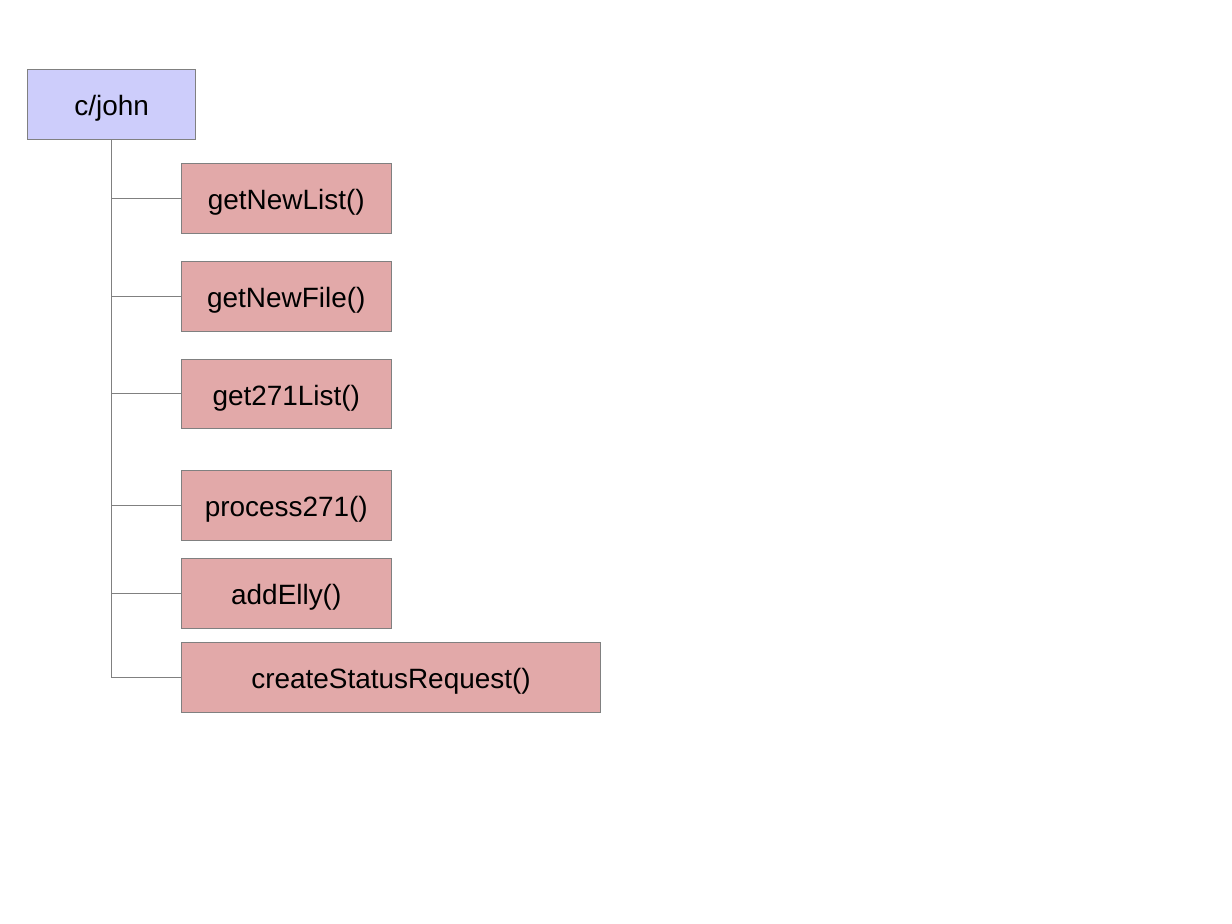
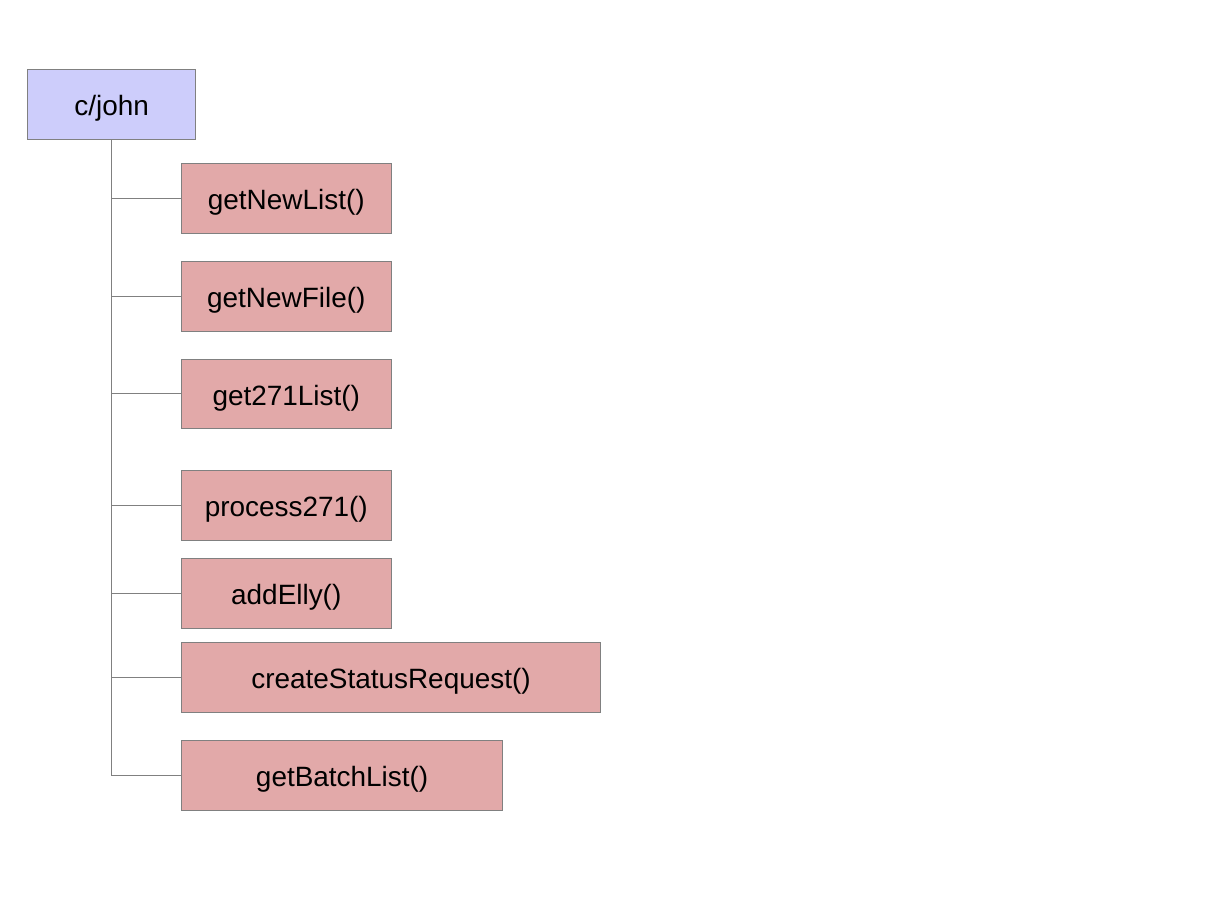
Before and after one commit to JamesLeB/Stout, a slide deck: slide 7 of Documents/BillingSystem.odp. Drawn at 1232x924 pixels with LibreOffice and Linux fonts; fonts in the diff are those of the drawing. Boxes give left, top, right and bottom in pixels: in the first picture for what was removed or moved away, otherwise in the second. Text is boxed around its words. In the diff, an @@ line names an element or a change of style, - is before the commit and + after.

```diff
--- a/Documents/BillingSystem.odp
+++ b/Documents/BillingSystem.odp
@@ elbow line added from (112, 140) to (182, 776), #808080 0 pt @@
@@ rectangle added at (x1=181, y1=740, x2=502, y2=809), fill #E2A9A9, outline #808080 0 pt, 18 pt, text #000000 @@
+getBatchList()
```
Also in this commit, not shown: 1 other slide changed.
